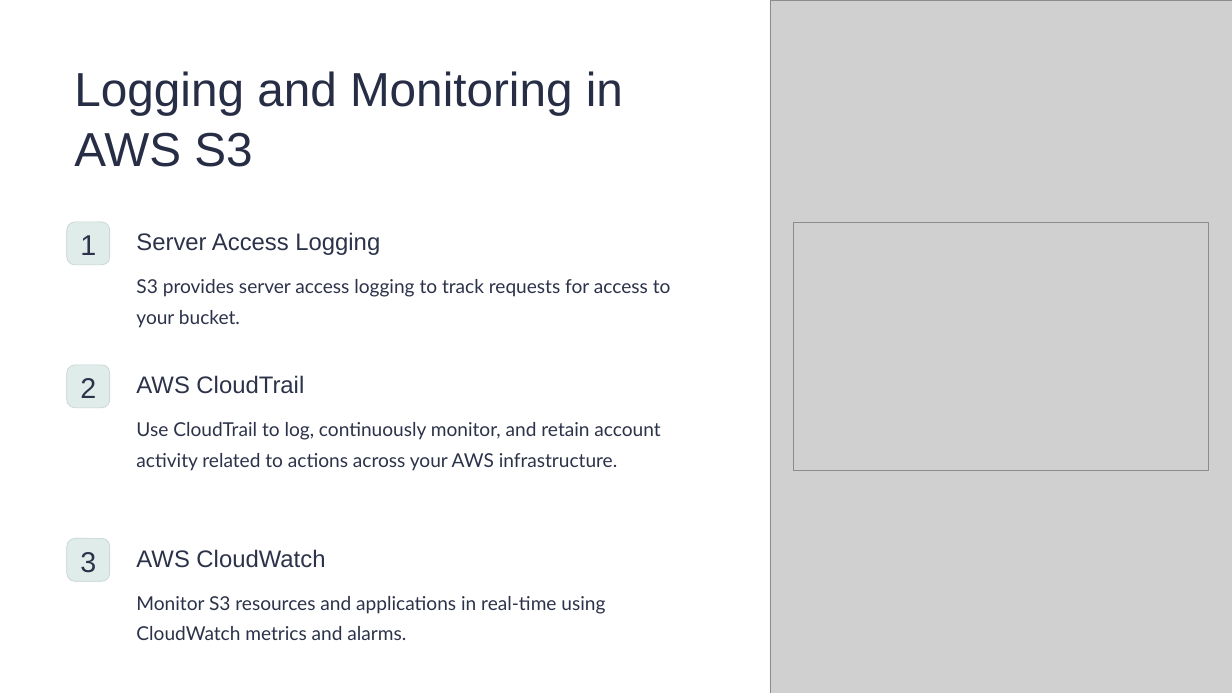
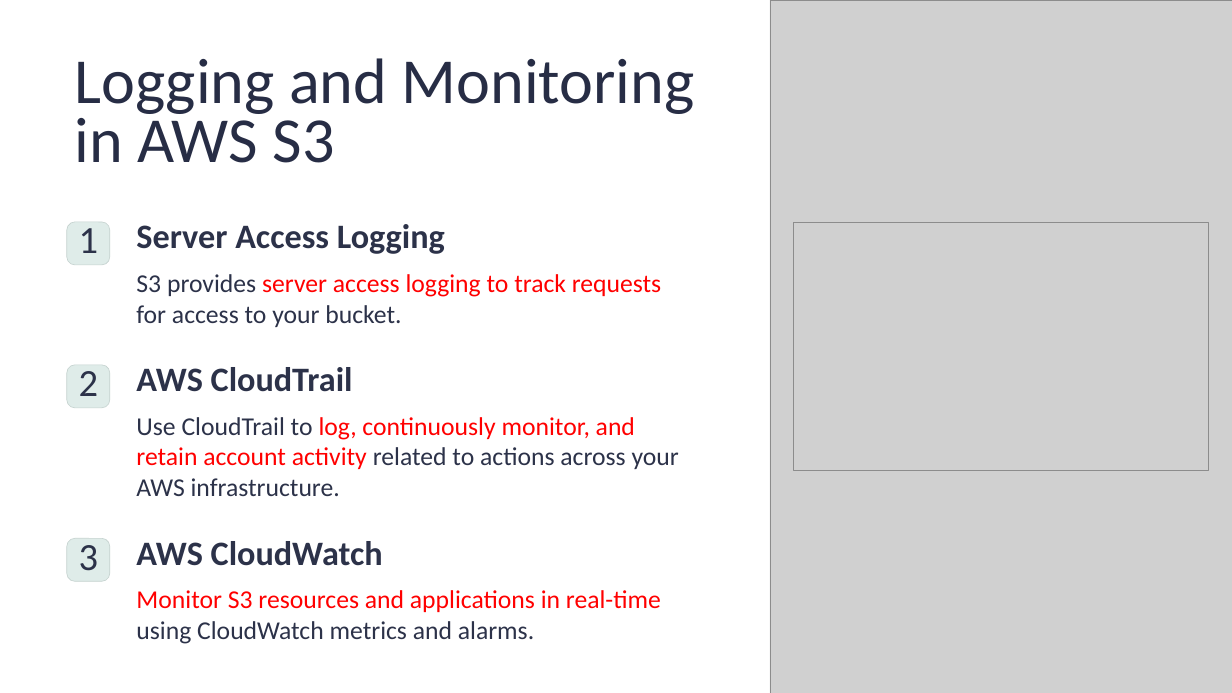
Before and after one commit to ramram43210/Java_2024, a slide deck: slide 8 of Amazon_S3_Beginners_V1/Amazon_S3_Beginners_V1.pptx. Drawn at 1232x693 pixels with LibreOffice and Linux fonts; fonts in the diff are those of the drawing; grey boxes stand for pictures. Boxes give left, top, right and bottom in pixels: in the first picture for what was removed or moved away, otherwise in the second. Text is boxed around its words. In the diff, an @@ line names an element or a change of style, - is before the commit and + after.

```diff
--- a/Amazon_S3_Beginners_V1/Amazon_S3_Beginners_V1.pptx
+++ b/Amazon_S3_Beginners_V1/Amazon_S3_Beginners_V1.pptx
@@ text "Logging and Monitoring in AWS ..." at [74, 58, 695, 163]: size 44.6 to 60 pt, font Arial to Calibri @@
@@ text "S3 provides server access logging ..." at [136, 274, 661, 327]: size 17.9 to 24 pt, font Lato to Calibri; text colour #2C3249 to #FF0000 in "server access logging to track requests" @@
@@ text "Use CloudTrail to log, continuously ..." at [136, 417, 679, 496]: size 17.9 to 24 pt, font Lato to Calibri; text colour #2C3249 to #FF0000 in "log, continuously monitor, and retain account activity" @@
@@ size 22.3 to 32 pt, font Arial to Calibri, bold on in 3 elements at [136, 224, 445, 254], [136, 367, 353, 392], [136, 541, 383, 566] @@
@@ size 26.8 to 36 pt, font Arial to Calibri in 3 elements at [79, 228, 98, 253], [79, 371, 98, 396], [79, 545, 98, 571] @@
@@ text "Monitor S3 resources and applications ..." at [136, 590, 661, 644]: size 17.9 to 24 pt, font Lato to Calibri; text colour #2C3249 to #FF0000 in "Monitor S3 resources and applications in real-time" @@
```
Also in this commit, not shown: 9 other slides changed.
